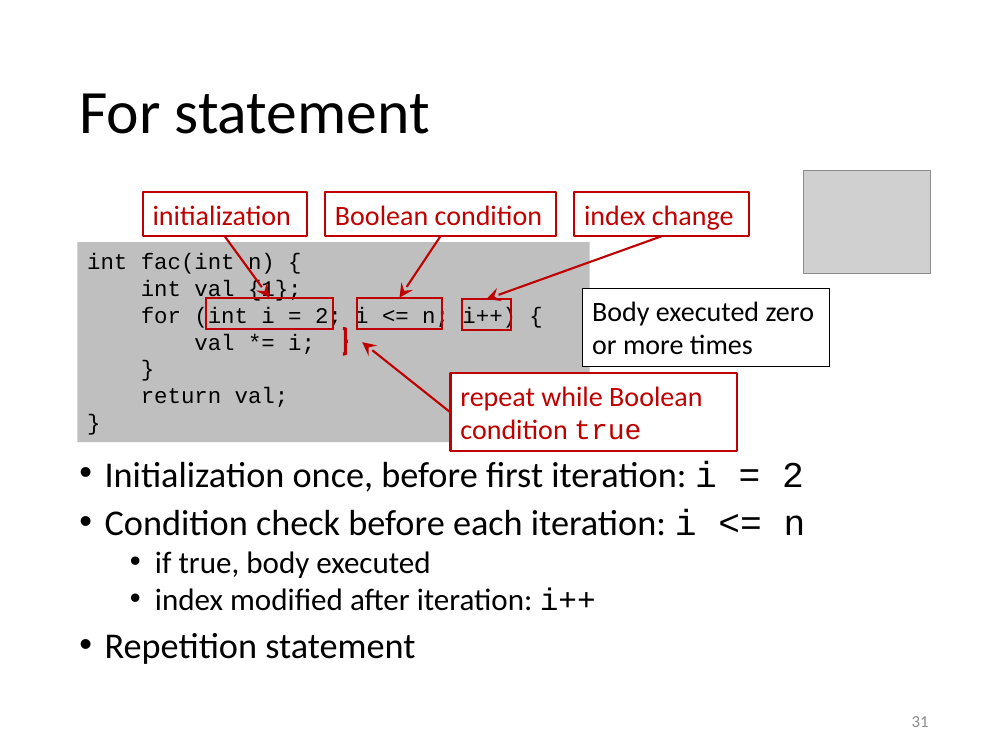
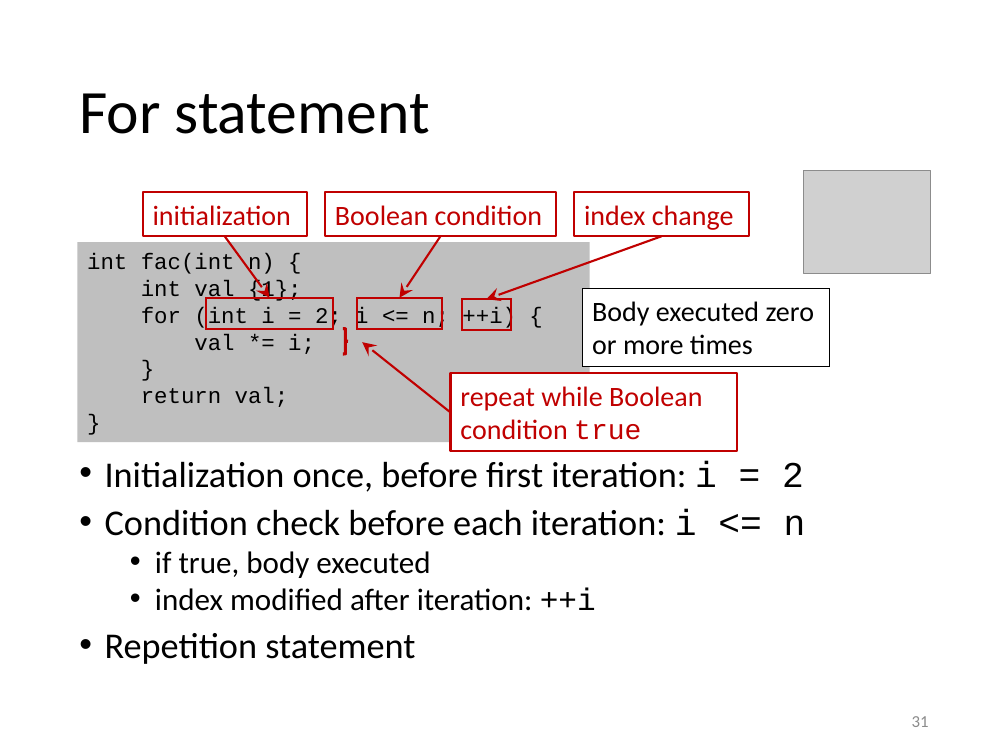
Before and after one commit to gjbex/training-material, a slide deck: slide 31 of CPlusPlus/scientific_cpp.pptx. Drawn at 1008x756 pixels with LibreOffice and Linux fonts; fonts in the diff are those of the drawing; grey boxes stand for pictures. Boxes give left, top, right and bottom in pixels: in the first picture for what was removed or moved away, otherwise in the second. Text is boxed around its words. In the diff, an @@ line names an element or a change of style, - is before the commit and + after.

```diff
--- a/CPlusPlus/scientific_cpp.pptx
+++ b/CPlusPlus/scientific_cpp.pptx
@@ text in rectangle at (141,307,516,330): text changed @@
-for (int i = 2; i <= n; i++) {
+for (int i = 2; i <= n; ++i) {
@@ text at (155,588,596,611): text changed @@
-  • index modified after iteration: i++
+  • index modified after iteration: ++i
```
Also in this commit, not shown: 17 other slides changed.
